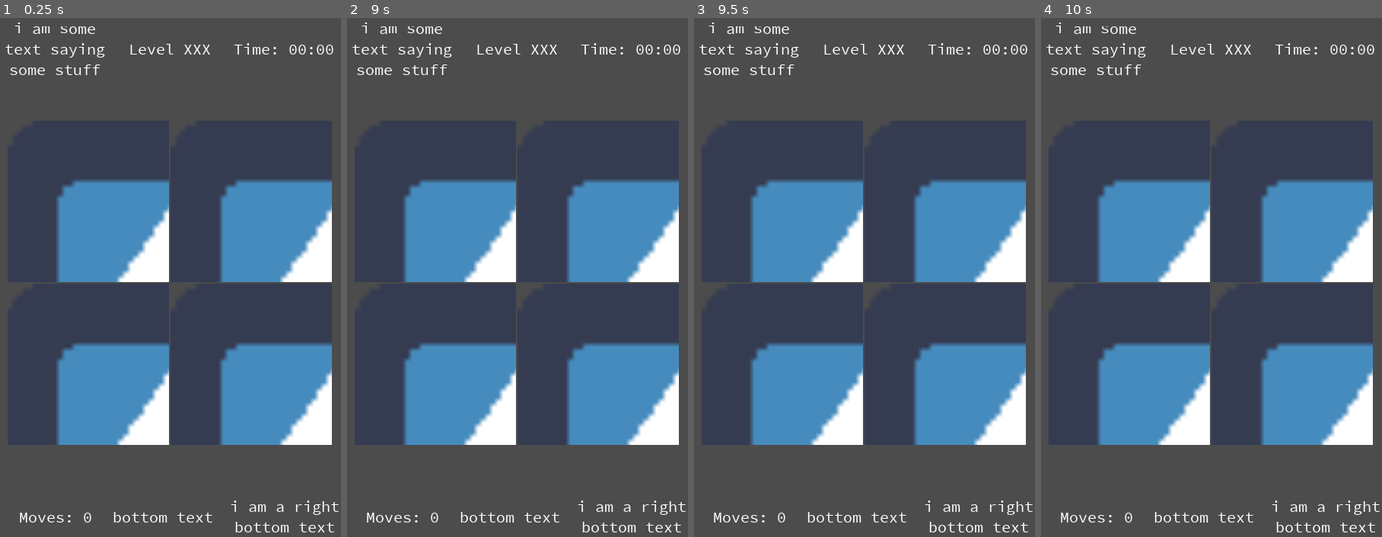
Above: before the commit, frames 1-4 (left to right).
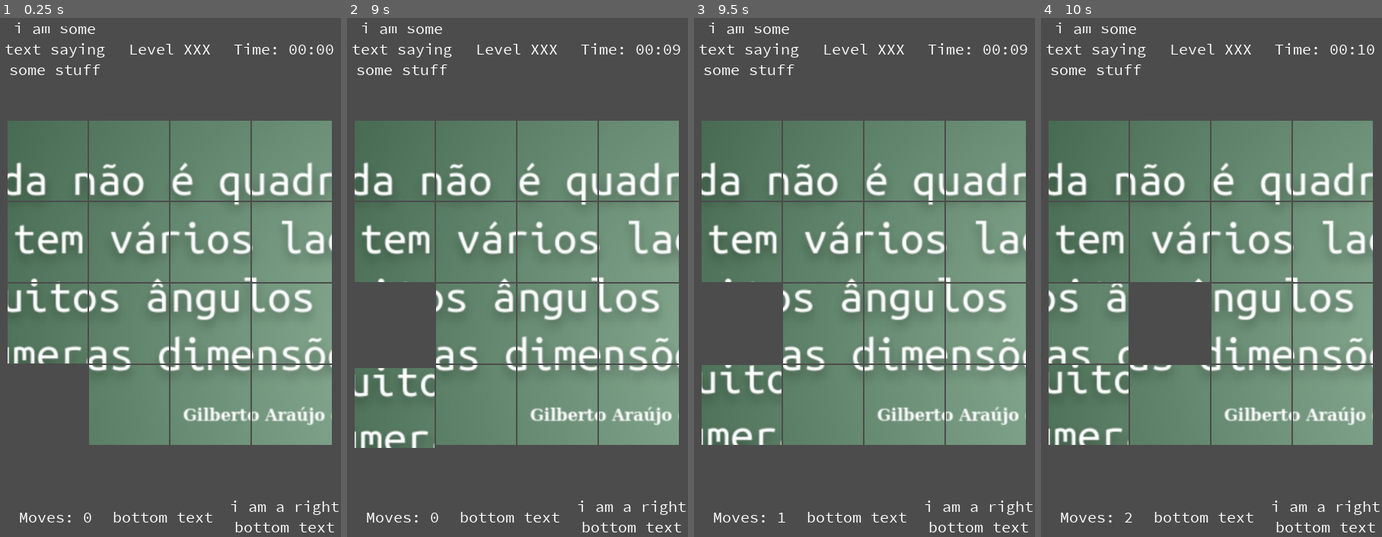
Above: after the commit, the same moments.

Repository: rilifon/nomecomcopyright
Game: Godot game, scene res://Game/GameScreen.tscn
The game is run twice, just before and just after one commit, with the same random seed, the same clock (stepped at 60 frames per second) and the same inputs. The engine's default icon, where the game draws it, is replaced by a stand-in: a white triangle on a blue panel in a dark square.
Inputs (mouse positions are in pixels of both pictures, inside the frame that each line leads up to; where the layout moved, square brackets give the same spot in the first picture):
- Up to frame 1 (0.25 s): no input
- Up to frame 2 (9 s): click (394, 158) [435, 199] at 0.5 s; click (599, 199) at 1.27 s; click (476, 158) at 2.02 s; click (435, 365) at 2.77 s; click (558, 158) at 3.52 s; click (599, 365) at 4.27 s; click (640, 158) at 5.02 s; click (394, 241) at 5.77 s; click (476, 241) at 6.52 s; click (558, 241) at 7.27 s; click (640, 241) at 8.02 s; click (394, 324) at 8.77 s
- Up to frame 3 (9.5 s): no input
- Up to frame 4 (10 s): click (1170, 324) at 9.52 s

The runs differ from the first frame. In frame 1, 56% of the frame differs, in the area x 2-98%, y 19-83%; in frame 2, 55%; in frame 3, 55%; in frame 4, 56%.
Error before the commit: Parse Error: The function "check_board" already exists in this class (at line 194). (res://Game/SliderBoard.gd:236)

Commit message:
fix duplicate function

Diff:
--- a/project/Game/SliderBoard.gd
+++ b/project/Game/SliderBoard.gd
@@ -233,18 +233,5 @@
 		print('right')
 
 
-func check_board() -> bool:
-	# returns 'true' if board is solved yay
-	var expected_id : int = 0
-	for row in board:
-		for piece in row:
-			if piece is TextureButton:
-				if piece.id >= 0:
-					if piece.id != expected_id:
-						return false
-				expected_id += 1
-	return true
-
-
 func _on_button_dragged(piece, dir):
 	var adj_piece = get_adjacent_piece(piece, dir)
